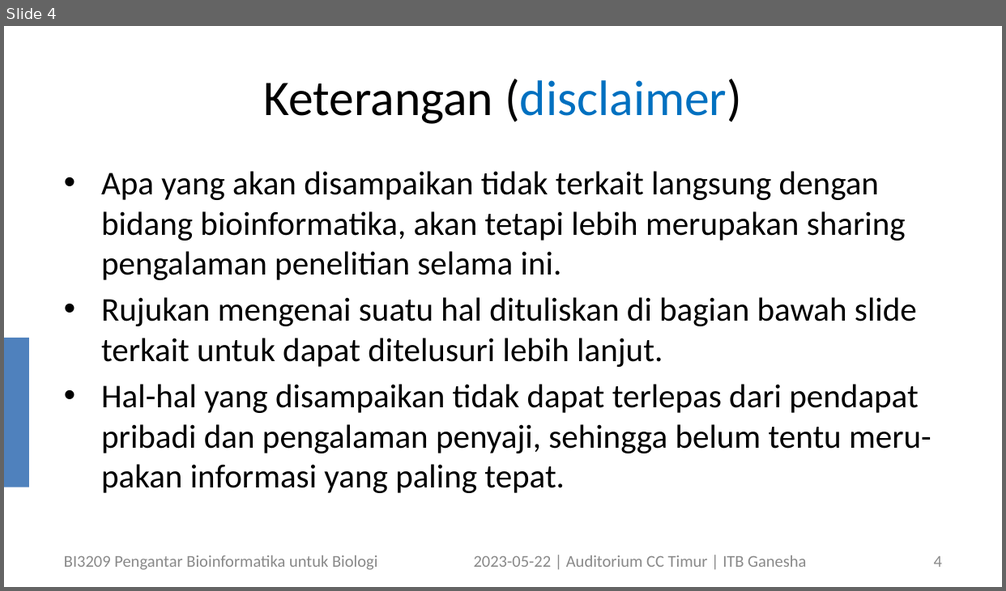
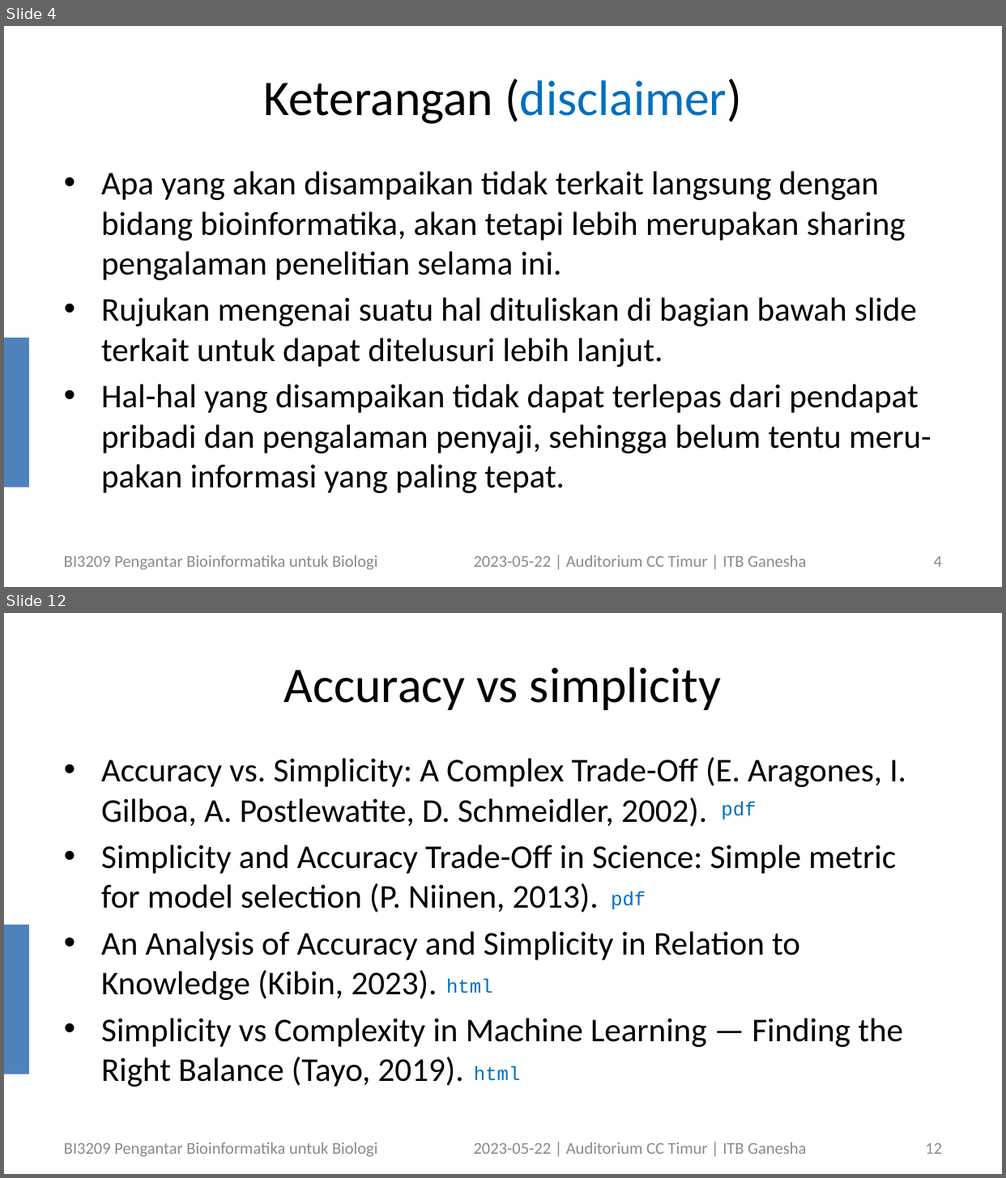
Before and after one commit to dudung/bi3209-00, a slide deck: 17/bi3209_bioinformatics_student_symposium_202305122_v1.pptx. Shown one above the other, each under a label of ours: slide 4 before the commit, slides 4 and 12 after it; the slides between them are not shown. The pictures are 1006x591 and 1006x1178 pixels, drawn with LibreOffice and Linux fonts; fonts in the diff are those of the drawing. Boxes give left, top, right and bottom in pixels: in the first picture for what was removed or moved away, otherwise in the second. Text is boxed around its words. In the diff, an @@ line names an element or a change of style, - is before the commit and + after.

```diff
--- a/17/bi3209_bioinformatics_student_symposium_202305122_v1.pptx
+++ b/17/bi3209_bioinformatics_student_symposium_202305122_v1.pptx
@@ slide 12 added at [4,613,1002,1174], background #FFFFFF; not listed: 1 template element that a slide beside it also shows @@
@@ title added at [284,667,721,710], 36 pt, text #000000 @@
+Accuracy vs simplicity
@@ text added at [101,757,906,1087], 24 pt, text #000000 @@
+• Accuracy vs. Simplicity: A Complex Trade-Off (E. Aragones, I. Gilboa, A. Postlewatite, D. Schmeidler, 2002).
+• Simplicity and Accuracy Trade-Off in Science: Simple metric for model selection (P. Niinen, 2013).
+• An Analysis of Accuracy and Simplicity in Relation to Knowledge (Kibin, 2023).
+• Simplicity vs Complexity in Machine Learning — Finding the Right Balance (Tayo, 2019).
@@ text added at [721,801,756,820], 14 pt, text #0070C0 @@
+pdf
@@ text added at [611,892,646,909], 14 pt, text #0070C0 @@
+pdf
@@ text added at [446,978,493,994], 14 pt, text #0070C0 @@
+html
@@ text added at [474,1066,521,1081], 14 pt, text #0070C0 @@
+html
@@ text added at [64,1143,378,1157], 12 pt, text #898989 @@
+BI3209 Pengantar Bioinformatika untuk Biologi
@@ text added at [474,1143,806,1154], 12 pt, text #898989 @@
+2023-05-22 | Auditorium CC Timur | ITB Ganesha
@@ page number added at [925,1144,942,1154], 12 pt, text #8C8C8C @@
+12
```
Also in this commit, not shown: 4 slides changed, 6 other slides added.
